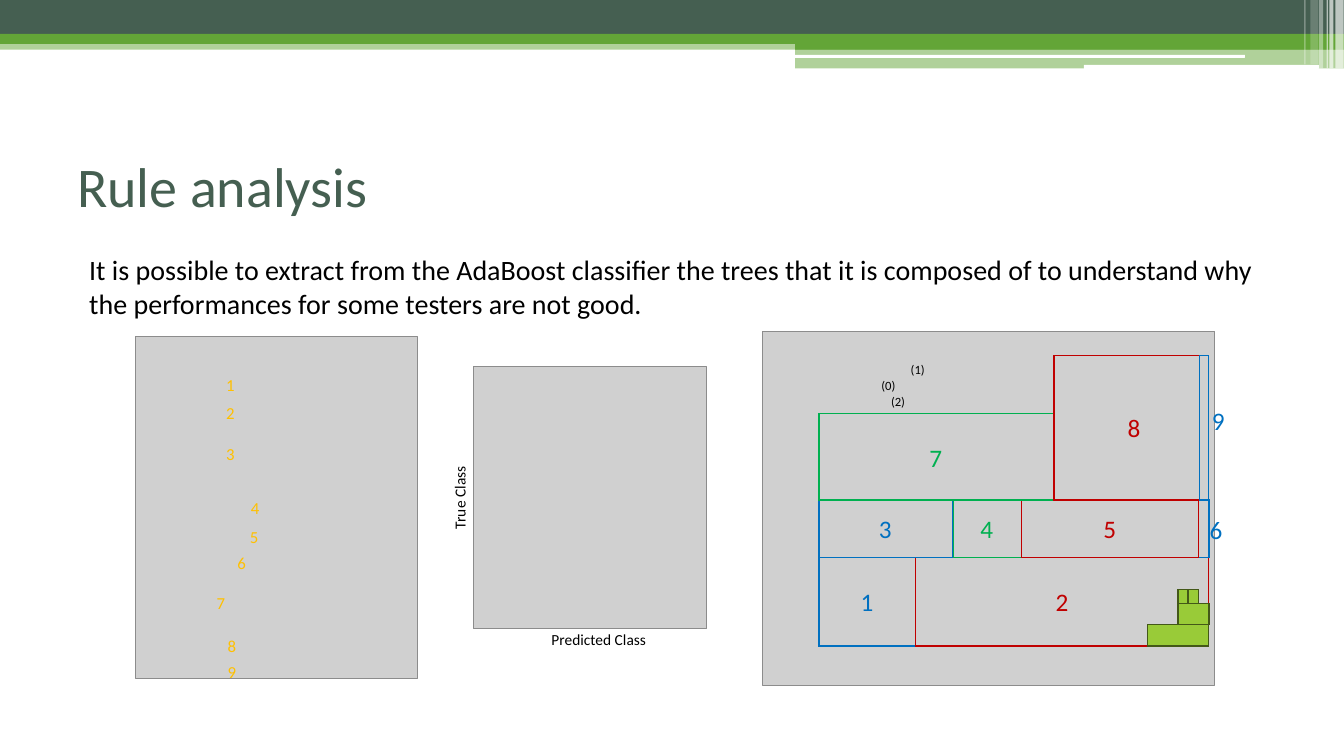
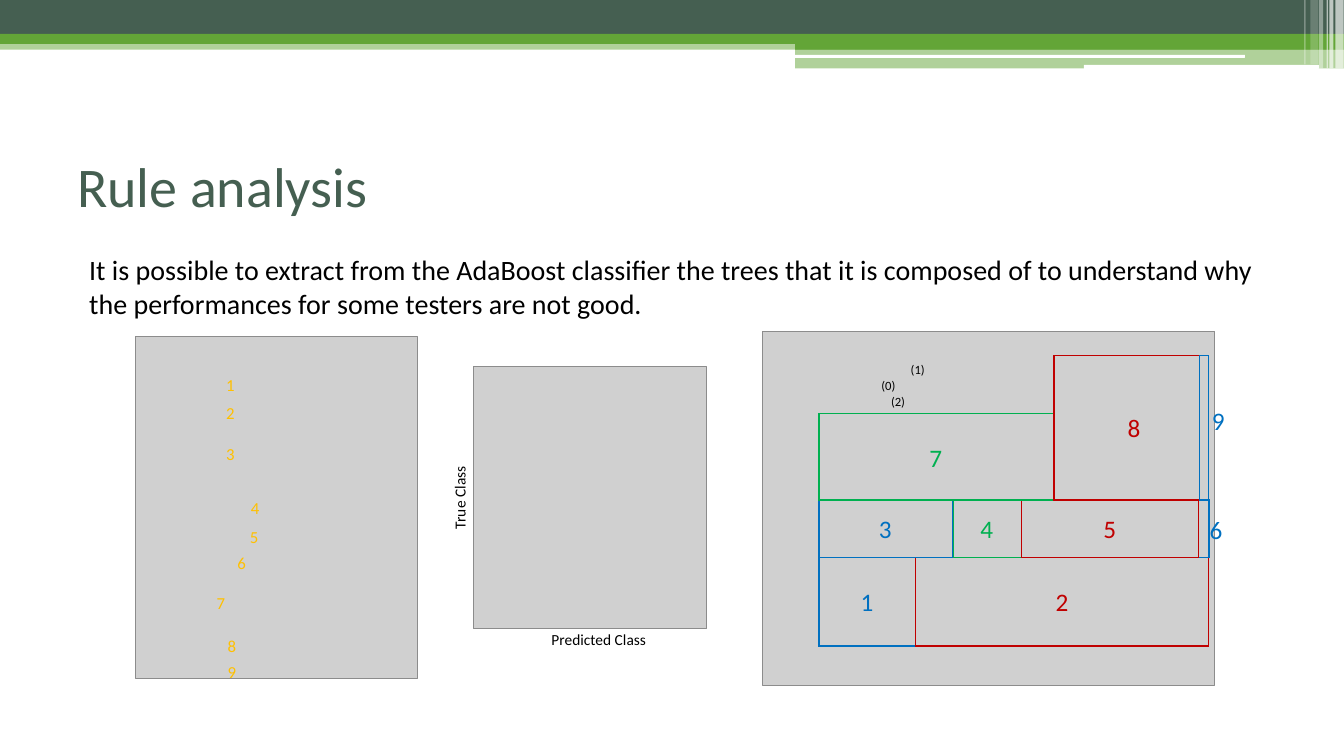
Before and after one commit to EmanueleTinghi/Data-Mining-Project, a slide deck: slide 17 of Docs/Presentation.pptx. Drawn at 1344x756 pixels with LibreOffice and Linux fonts; fonts in the diff are those of the drawing; grey boxes stand for pictures. Boxes give left, top, right and bottom in pixels: in the first picture for what was removed or moved away, otherwise in the second. Text is boxed around its words. In the diff, an @@ line names an element or a change of style, - is before the commit and + after.

```diff
--- a/Docs/Presentation.pptx
+++ b/Docs/Presentation.pptx
@@ group removed at (1148, 590, 1210, 646): 4 rectangles @@
```
Also in this commit, not shown: 5 other slides changed.
